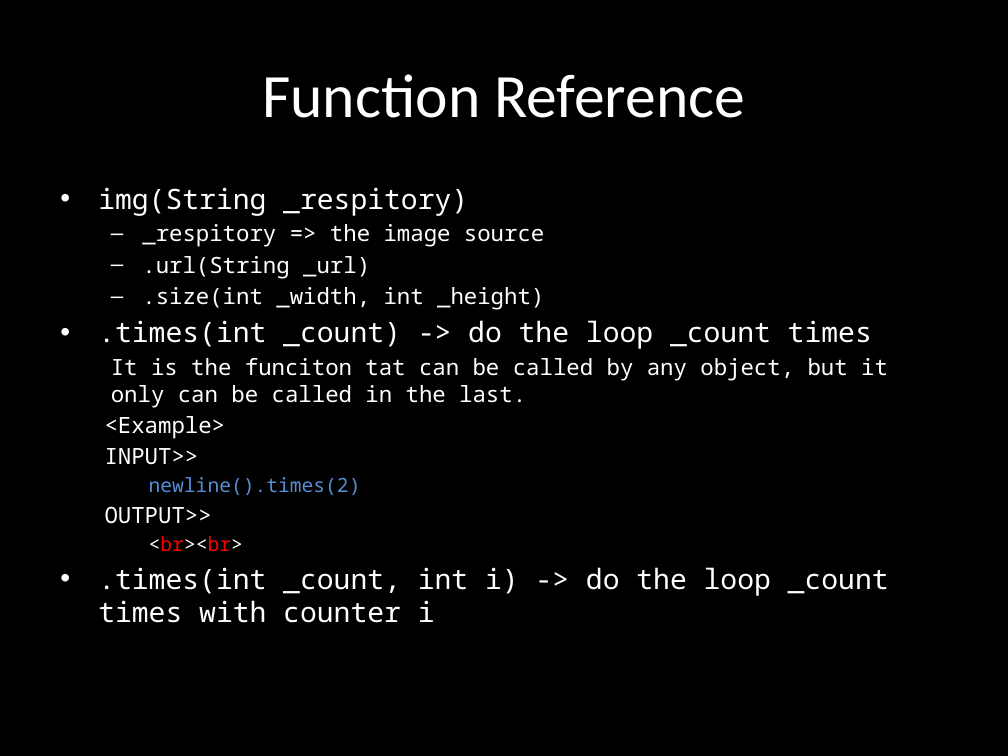
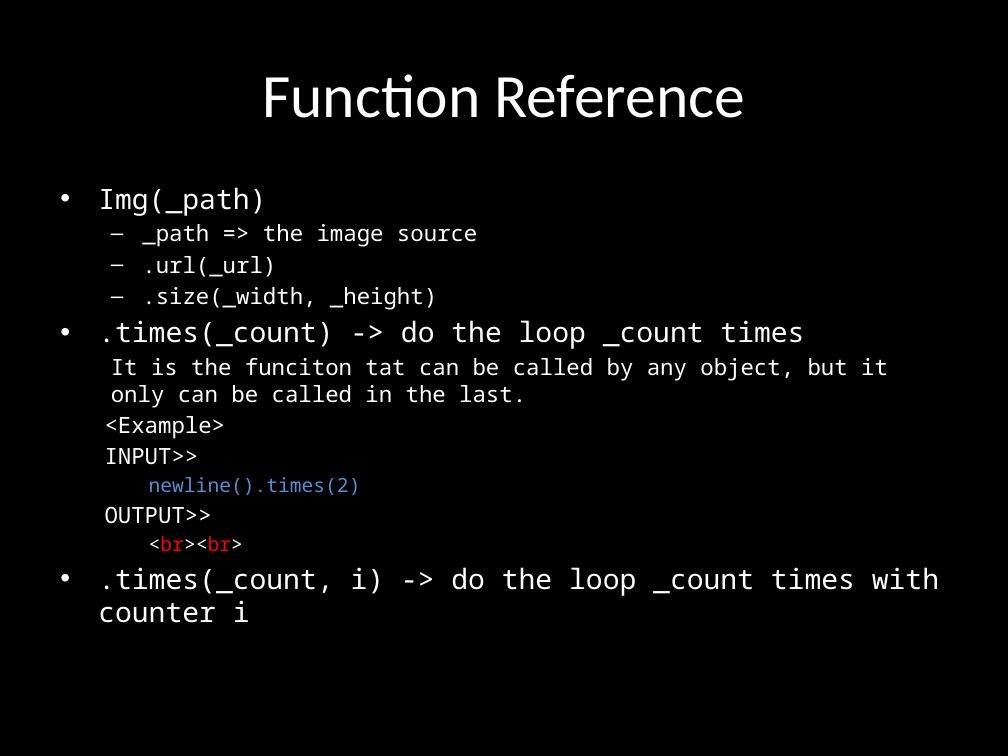
Before and after one commit to MickPlaYer/Z-Language-Parser, a slide deck: slide 5 of document/Z-Language.pptx. Drawn at 1008x756 pixels with LibreOffice and Linux fonts; fonts in the diff are those of the drawing. Boxes give left, top, right and bottom in pixels: in the first picture for what was removed or moved away, otherwise in the second. Text is boxed around its words. In the diff, an @@ line names an element or a change of style, - is before the commit and + after.

Commit message:
fix text.size() and update PPT

```diff
--- a/document/Z-Language.pptx
+++ b/document/Z-Language.pptx
@@ text at [98, 187, 804, 349]: text changed @@
-• img(String _respitory)
-  – _respitory => the image source
-  – .url(String _url)
-  – .size(int _width, int _height)
-• .times(int _count) -> do the loop _count times
+• Img(_path)
+  – _path => the image source
+  – .url(_url)
+  – .size(_width, _height)
+• .times(_count) -> do the loop _count times
@@ text at [98, 567, 939, 623]: text changed @@
-• .times(int _count, int i) -> do the loop _count times with counter i
+• .times(_count, i) -> do the loop _count times with counter i
```
Also in this commit, not shown: 1 other slide changed, 1 slide added, 5 other files.
